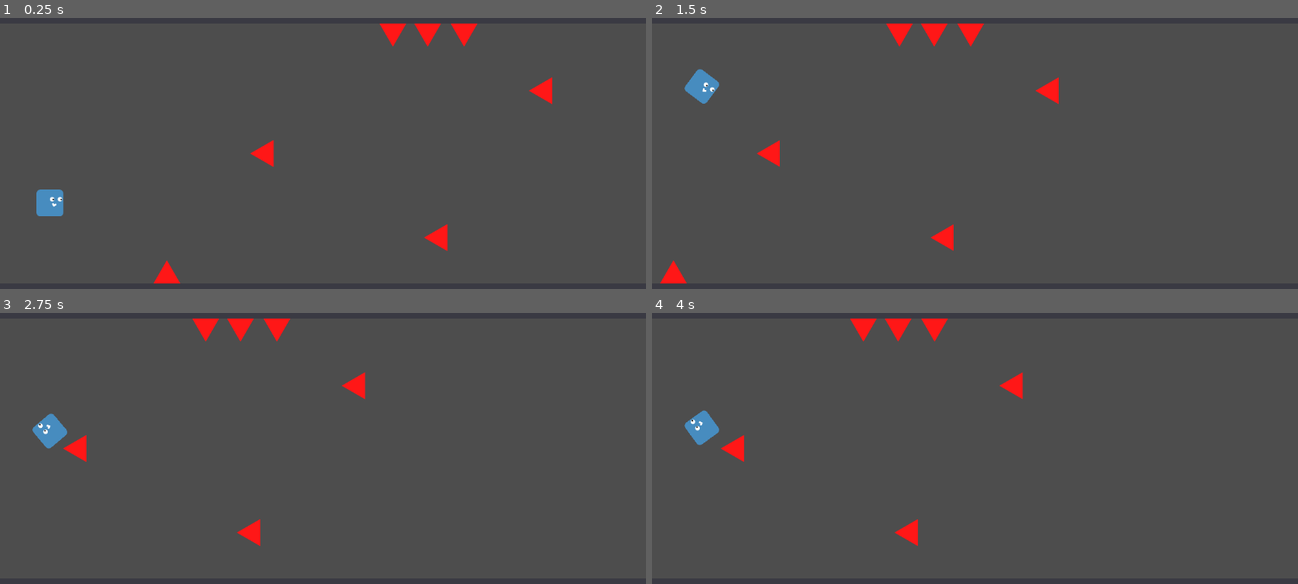
Above: before the commit, frames 1-4 (two rows, left to right).
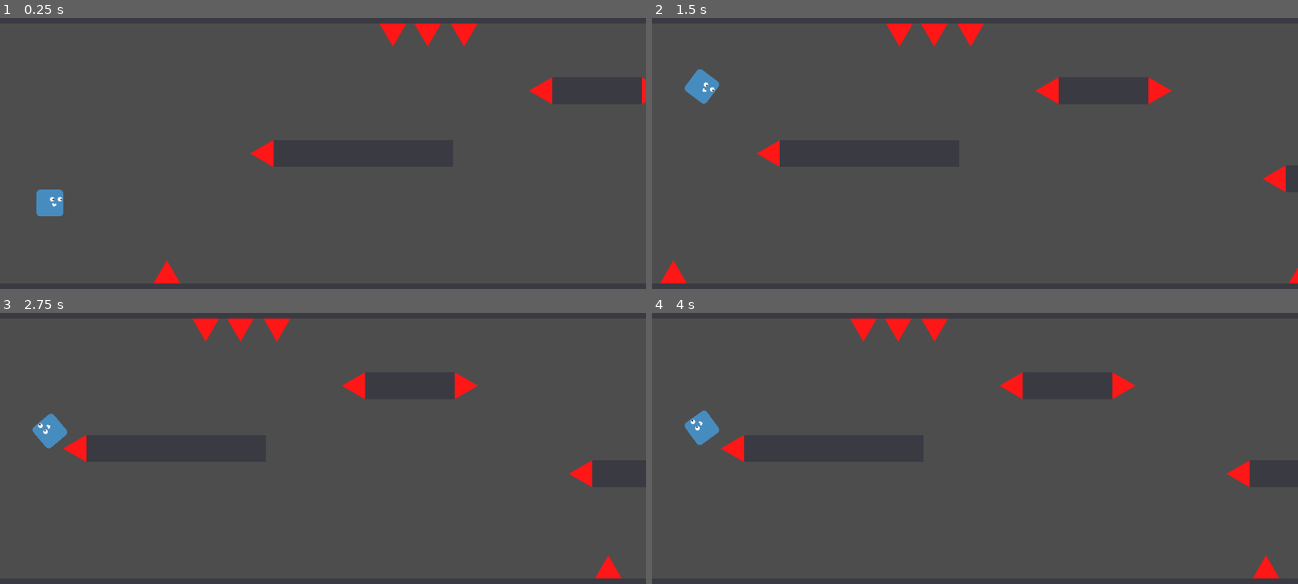
Above: after the commit, the same moments.

Repository: JostMK/Godot-Wild-Jam-75
Game: Godot game, scene res://main.tscn
The game is run twice, just before and just after one commit, with the same random seed, the same clock (stepped at 60 frames per second) and the same inputs.
Inputs:
- Up to frame 1 (0.25 s): no input
- Up to frame 2 (1.5 s): tap Space (Reflect) at 0.6, 1.35 s
- Up to frame 3 (2.75 s): tap Space (Reflect) at 2.1 s
- Up to frame 4 (4 s): tap Space (Reflect) at 2.85, 3.6 s; tap Enter at 3.5 s

The runs differ from the first frame. In frame 1, 0.3% of the frame differs, in the area x 65-100%, y 21-86%; in frame 2, 0.6%; in frame 3, 0.8%, in the area x 36-97%, y 21-99%; in frame 4, 0.8%.

Commit message:
Improves test level

Diff:
--- a/main.tscn
+++ b/main.tscn
@@ -127,28 +127,261 @@
 scale = Vector2(5, 1)
 texture = ExtResource("1_kpqgj")
 
-[node name="Spike" parent="TestLevel/Map" instance=ExtResource("5_mssfh")]
-rotation = -1.5708
-
-[node name="Spike6" parent="TestLevel/Map" instance=ExtResource("5_mssfh")]
+[node name="Spikes" type="Node2D" parent="TestLevel/Map"]
+
+[node name="Spike" parent="TestLevel/Map/Spikes" instance=ExtResource("5_mssfh")]
+rotation = -1.5708
+
+[node name="Spike6" parent="TestLevel/Map/Spikes" instance=ExtResource("5_mssfh")]
 position = Vector2(497, -112)
 rotation = -1.5708
 
-[node name="Spike7" parent="TestLevel/Map" instance=ExtResource("5_mssfh")]
-position = Vector2(310, 150)
-rotation = -1.5708
-
-[node name="Spike2" parent="TestLevel/Map" instance=ExtResource("5_mssfh")]
+[node name="Spike26" parent="TestLevel/Map/Spikes" instance=ExtResource("5_mssfh")]
+position = Vector2(3010, 168)
+rotation = -1.5708
+
+[node name="Spike15" parent="TestLevel/Map/Spikes" instance=ExtResource("5_mssfh")]
+position = Vector2(657, -112)
+rotation = 1.5708
+
+[node name="Spike21" parent="TestLevel/Map/Spikes" instance=ExtResource("5_mssfh")]
+position = Vector2(2224, 0)
+rotation = 1.5708
+
+[node name="Spike22" parent="TestLevel/Map/Spikes" instance=ExtResource("5_mssfh")]
+position = Vector2(2227, 209)
+rotation = 1.5708
+
+[node name="Spike7" parent="TestLevel/Map/Spikes" instance=ExtResource("5_mssfh")]
+position = Vector2(1905, 0)
+rotation = -1.5708
+
+[node name="Spike14" parent="TestLevel/Map/Spikes" instance=ExtResource("5_mssfh")]
+position = Vector2(1907, 209)
+rotation = -1.5708
+
+[node name="Spike11" parent="TestLevel/Map/Spikes" instance=ExtResource("5_mssfh")]
+position = Vector2(902, 45.064)
+rotation = -1.5708
+
+[node name="Spike16" parent="TestLevel/Map/Spikes" instance=ExtResource("5_mssfh")]
+position = Vector2(1619, -208)
+rotation = -1.5708
+
+[node name="Spike17" parent="TestLevel/Map/Spikes" instance=ExtResource("5_mssfh")]
+position = Vector2(1619, -160)
+rotation = -1.5708
+
+[node name="Spike18" parent="TestLevel/Map/Spikes" instance=ExtResource("5_mssfh")]
+position = Vector2(1619, -112)
+rotation = -1.5708
+
+[node name="Spike27" parent="TestLevel/Map/Spikes" instance=ExtResource("5_mssfh")]
+position = Vector2(3534, 111)
+rotation = -1.5708
+
+[node name="Spike28" parent="TestLevel/Map/Spikes" instance=ExtResource("5_mssfh")]
+position = Vector2(3534, 159)
+rotation = -1.5708
+
+[node name="Spike29" parent="TestLevel/Map/Spikes" instance=ExtResource("5_mssfh")]
+position = Vector2(3534, 207)
+rotation = -1.5708
+
+[node name="Spike30" parent="TestLevel/Map/Spikes" instance=ExtResource("5_mssfh")]
+position = Vector2(3534, -208)
+rotation = -1.5708
+
+[node name="Spike31" parent="TestLevel/Map/Spikes" instance=ExtResource("5_mssfh")]
+position = Vector2(3534, -160)
+rotation = -1.5708
+
+[node name="Spike32" parent="TestLevel/Map/Spikes" instance=ExtResource("5_mssfh")]
+position = Vector2(3534, -112)
+rotation = -1.5708
+
+[node name="Spike2" parent="TestLevel/Map/Spikes" instance=ExtResource("5_mssfh")]
 position = Vector2(-190, 232)
 
-[node name="Spike3" parent="TestLevel/Map" instance=ExtResource("5_mssfh")]
+[node name="Spike8" parent="TestLevel/Map/Spikes" instance=ExtResource("5_mssfh")]
+position = Vector2(931, 232)
+
+[node name="Spike23" parent="TestLevel/Map/Spikes" instance=ExtResource("5_mssfh")]
+position = Vector2(2455, 232)
+
+[node name="Spike24" parent="TestLevel/Map/Spikes" instance=ExtResource("5_mssfh")]
+position = Vector2(2632, 232)
+
+[node name="Spike25" parent="TestLevel/Map/Spikes" instance=ExtResource("5_mssfh")]
+position = Vector2(2791, 232)
+
+[node name="Spike33" parent="TestLevel/Map/Spikes" instance=ExtResource("5_mssfh")]
+position = Vector2(3706, 87)
+
+[node name="Spike34" parent="TestLevel/Map/Spikes" instance=ExtResource("5_mssfh")]
+position = Vector2(4066, 87)
+
+[node name="Spike12" parent="TestLevel/Map/Spikes" instance=ExtResource("5_mssfh")]
+position = Vector2(1126, 22)
+
+[node name="Spike9" parent="TestLevel/Map/Spikes" instance=ExtResource("5_mssfh")]
+position = Vector2(1229, 232)
+
+[node name="Spike10" parent="TestLevel/Map/Spikes" instance=ExtResource("5_mssfh")]
+position = Vector2(1499, 232)
+
+[node name="Spike3" parent="TestLevel/Map/Spikes" instance=ExtResource("5_mssfh")]
 position = Vector2(213, -232)
-rotation = 3.14159
-
-[node name="Spike4" parent="TestLevel/Map" instance=ExtResource("5_mssfh")]
+rotation = -3.14159
+
+[node name="Spike4" parent="TestLevel/Map/Spikes" instance=ExtResource("5_mssfh")]
 position = Vector2(275, -232)
-rotation = 3.14159
-
-[node name="Spike5" parent="TestLevel/Map" instance=ExtResource("5_mssfh")]
+rotation = -3.14159
+
+[node name="Spike19" parent="TestLevel/Map/Spikes" instance=ExtResource("5_mssfh")]
+position = Vector2(2491, -232)
+rotation = -3.14159
+
+[node name="Spike20" parent="TestLevel/Map/Spikes" instance=ExtResource("5_mssfh")]
+position = Vector2(2553, -232)
+rotation = -3.14159
+
+[node name="Spike35" parent="TestLevel/Map/Spikes" instance=ExtResource("5_mssfh")]
+position = Vector2(3878, -88)
+rotation = -3.14159
+
+[node name="Spike5" parent="TestLevel/Map/Spikes" instance=ExtResource("5_mssfh")]
 position = Vector2(340, -232)
-rotation = 3.14159
+rotation = -3.14159
+
+[node name="Spike13" parent="TestLevel/Map/Spikes" instance=ExtResource("5_mssfh")]
+position = Vector2(1052, 69)
+rotation = -3.14159
+
+[node name="Blocks" type="Node2D" parent="TestLevel/Map"]
+
+[node name="Blocks1" type="StaticBody2D" parent="TestLevel/Map/Blocks"]
+position = Vector2(577, -112)
+scale = Vector2(0.125, 0.188)
+collision_mask = 0
+metadata/_edit_group_ = true
+
+[node name="CollisionShape2D" type="CollisionShape2D" parent="TestLevel/Map/Blocks/Blocks1"]
+shape = SubResource("RectangleShape2D_5nvy8")
+
+[node name="CeilingSprite2D" type="Sprite2D" parent="TestLevel/Map/Blocks/Blocks1"]
+self_modulate = Color(0.228529, 0.226222, 0.261035, 1)
+scale = Vector2(5, 1)
+texture = ExtResource("1_kpqgj")
+
+[node name="Blocks2" type="StaticBody2D" parent="TestLevel/Map/Blocks"]
+position = Vector2(160, 0)
+scale = Vector2(0.25, 0.188)
+collision_mask = 0
+metadata/_edit_group_ = true
+
+[node name="CollisionShape2D" type="CollisionShape2D" parent="TestLevel/Map/Blocks/Blocks2"]
+shape = SubResource("RectangleShape2D_5nvy8")
+
+[node name="CeilingSprite2D" type="Sprite2D" parent="TestLevel/Map/Blocks/Blocks2"]
+self_modulate = Color(0.228529, 0.226222, 0.261035, 1)
+scale = Vector2(5, 1)
+texture = ExtResource("1_kpqgj")
+
+[node name="Blocks3" type="StaticBody2D" parent="TestLevel/Map/Blocks"]
+position = Vector2(2064, 0)
+scale = Vector2(0.25, 0.188)
+collision_mask = 0
+metadata/_edit_group_ = true
+
+[node name="CollisionShape2D" type="CollisionShape2D" parent="TestLevel/Map/Blocks/Blocks3"]
+shape = SubResource("RectangleShape2D_5nvy8")
+
+[node name="CeilingSprite2D" type="Sprite2D" parent="TestLevel/Map/Blocks/Blocks3"]
+self_modulate = Color(0.228529, 0.226222, 0.261035, 1)
+scale = Vector2(5, 1)
+texture = ExtResource("1_kpqgj")
+
+[node name="Blocks4" type="StaticBody2D" parent="TestLevel/Map/Blocks"]
+position = Vector2(1062, 45)
+scale = Vector2(0.25, 0.188)
+collision_mask = 0
+metadata/_edit_group_ = true
+
+[node name="CollisionShape2D" type="CollisionShape2D" parent="TestLevel/Map/Blocks/Blocks4"]
+shape = SubResource("RectangleShape2D_5nvy8")
+
+[node name="CeilingSprite2D" type="Sprite2D" parent="TestLevel/Map/Blocks/Blocks4"]
+self_modulate = Color(0.228529, 0.226222, 0.261035, 1)
+scale = Vector2(5, 1)
+texture = ExtResource("1_kpqgj")
+
+[node name="Blocks5" type="StaticBody2D" parent="TestLevel/Map/Blocks"]
+position = Vector2(2067, 209)
+scale = Vector2(0.25, 0.188)
+collision_mask = 0
+metadata/_edit_group_ = true
+
+[node name="CollisionShape2D" type="CollisionShape2D" parent="TestLevel/Map/Blocks/Blocks5"]
+shape = SubResource("RectangleShape2D_5nvy8")
+
+[node name="CeilingSprite2D" type="Sprite2D" parent="TestLevel/Map/Blocks/Blocks5"]
+self_modulate = Color(0.228529, 0.226222, 0.261035, 1)
+scale = Vector2(5, 1)
+texture = ExtResource("1_kpqgj")
+
+[node name="Blocks6" type="StaticBody2D" parent="TestLevel/Map/Blocks"]
+position = Vector2(1683, -160)
+scale = Vector2(0.1, 0.564)
+collision_mask = 0
+metadata/_edit_group_ = true
+
+[node name="CollisionShape2D" type="CollisionShape2D" parent="TestLevel/Map/Blocks/Blocks6"]
+shape = SubResource("RectangleShape2D_5nvy8")
+
+[node name="CeilingSprite2D" type="Sprite2D" parent="TestLevel/Map/Blocks/Blocks6"]
+self_modulate = Color(0.228529, 0.226222, 0.261035, 1)
+scale = Vector2(5, 1)
+texture = ExtResource("1_kpqgj")
+
+[node name="Blocks7" type="StaticBody2D" parent="TestLevel/Map/Blocks"]
+position = Vector2(3090, 168)
+scale = Vector2(0.125, 0.188)
+collision_mask = 0
+metadata/_edit_group_ = true
+
+[node name="CollisionShape2D" type="CollisionShape2D" parent="TestLevel/Map/Blocks/Blocks7"]
+shape = SubResource("RectangleShape2D_5nvy8")
+
+[node name="CeilingSprite2D" type="Sprite2D" parent="TestLevel/Map/Blocks/Blocks7"]
+self_modulate = Color(0.228529, 0.226222, 0.261035, 1)
+scale = Vector2(5, 1)
+texture = ExtResource("1_kpqgj")
+
+[node name="Blocks8" type="StaticBody2D" parent="TestLevel/Map/Blocks"]
+position = Vector2(3854, 159)
+scale = Vector2(0.5, 0.564)
+collision_mask = 0
+metadata/_edit_group_ = true
+
+[node name="CollisionShape2D" type="CollisionShape2D" parent="TestLevel/Map/Blocks/Blocks8"]
+shape = SubResource("RectangleShape2D_5nvy8")
+
+[node name="CeilingSprite2D" type="Sprite2D" parent="TestLevel/Map/Blocks/Blocks8"]
+self_modulate = Color(0.228529, 0.226222, 0.261035, 1)
+scale = Vector2(5, 1)
+texture = ExtResource("1_kpqgj")
+
+[node name="Blocks9" type="StaticBody2D" parent="TestLevel/Map/Blocks"]
+position = Vector2(3854, -160)
+scale = Vector2(0.5, 0.564)
+collision_mask = 0
+metadata/_edit_group_ = true
+
+[node name="CollisionShape2D" type="CollisionShape2D" parent="TestLevel/Map/Blocks/Blocks9"]
+shape = SubResource("RectangleShape2D_5nvy8")
+
+[node name="CeilingSprite2D" type="Sprite2D" parent="TestLevel/Map/Blocks/Blocks9"]
+self_modulate = Color(0.228529, 0.226222, 0.261035, 1)
+scale = Vector2(5, 1)
+texture = ExtResource("1_kpqgj")
